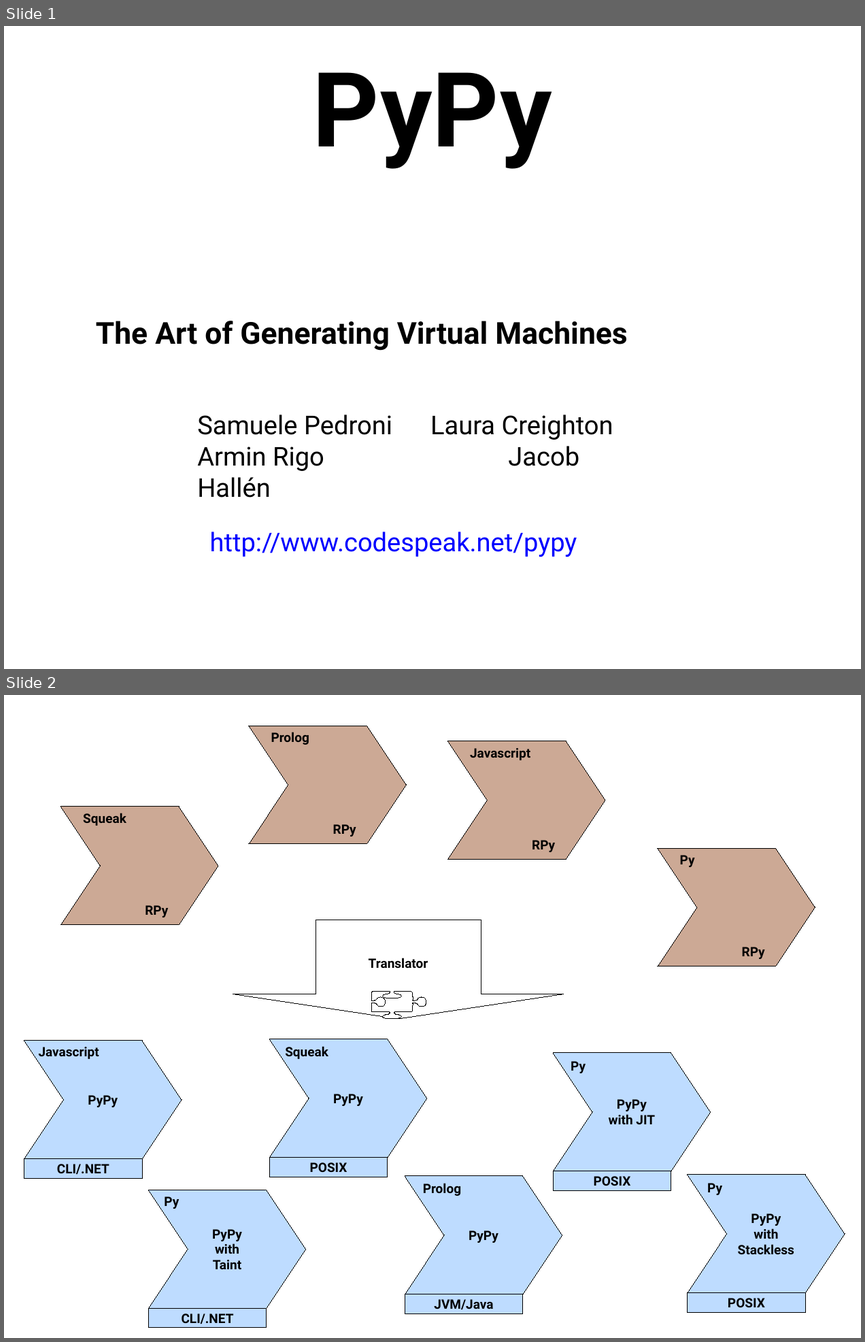
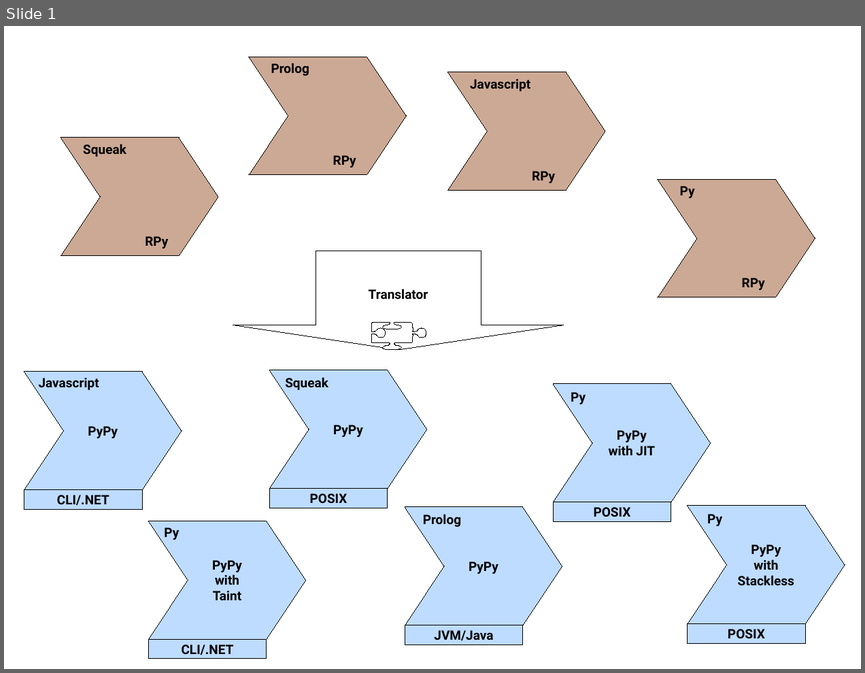
Before and after one commit to wdv4758h/pypy-extradoc, a slide deck: talk/rupy2008/PyPy-architecture.odp. Shown one above the other, each under a label of ours: slides 1 and 2 before the commit, slide 1 after it. The pictures are 865x1342 and 865x673 pixels, drawn with LibreOffice and Linux fonts; fonts in the diff are those of the drawing. Boxes give left, top, right and bottom in pixels: in the first picture for what was removed or moved away, otherwise in the second. Text is boxed around its words. In the diff, an @@ line names an element or a change of style, - is before the commit and + after.

Commit message:
tweaks

```diff
--- a/talk/rupy2008/PyPy-architecture.odp
+++ b/talk/rupy2008/PyPy-architecture.odp
@@ slide 1 removed at (4, 26, 861, 669), background #FFFFFF @@
@@ title removed at (313, 72, 552, 169) @@
-PyPy
@@ text removed at (96, 320, 627, 350) @@
-The Art of Generating Virtual Machines
@@ text removed at (197, 414, 613, 466) @@
-Samuele Pedroni Laura Creighton
-Armin Rigo Jacob Hallén
@@ text removed at (210, 531, 577, 556) @@
-http://www.codespeak.net/pypy
@@ what was slide 2 is now slide 1 @@
```
